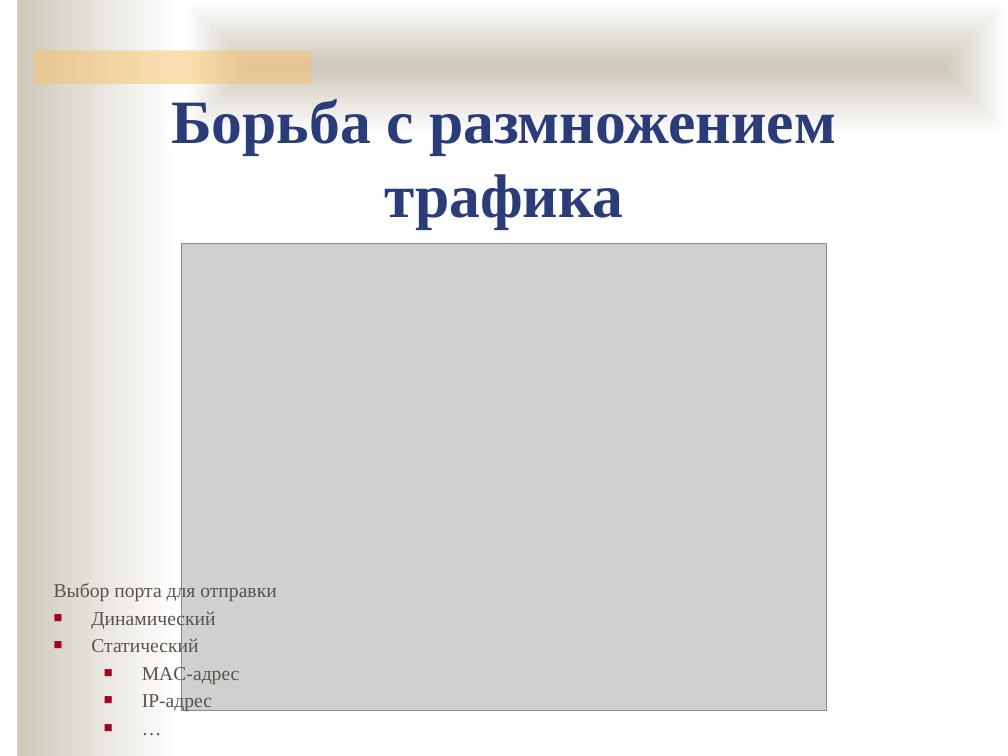
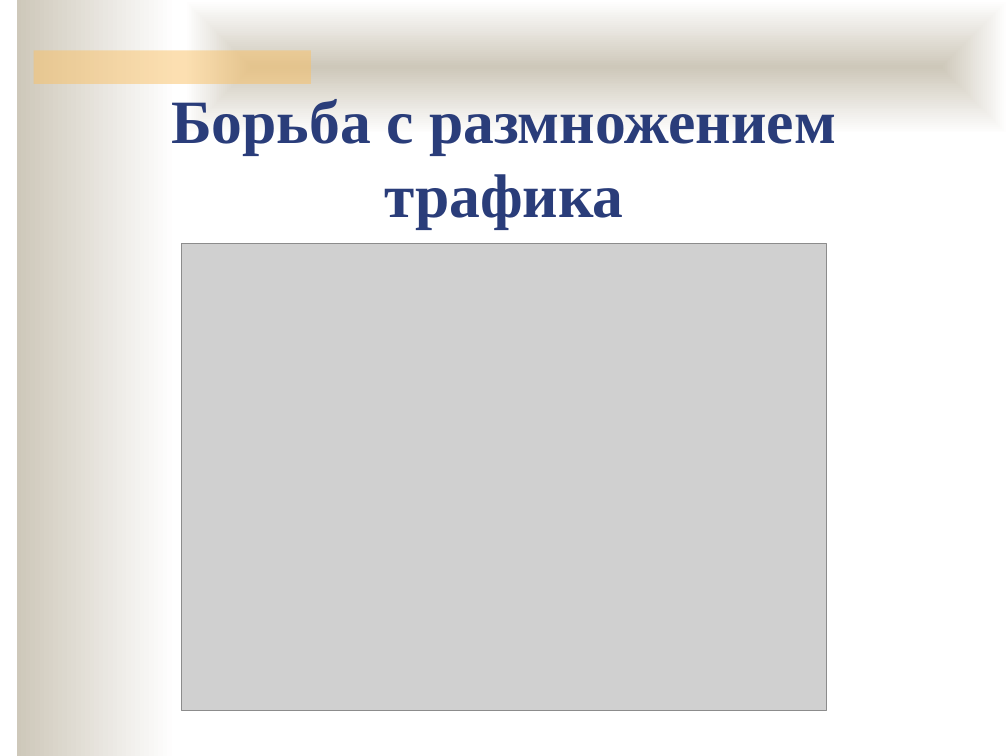
Before and after one commit to ukoloff/nets, a slide deck: slide 18 of lecture/08-L2.pptx (slide 13 before the commit). Drawn at 1008x756 pixels with LibreOffice and Linux fonts; fonts in the diff are those of the drawing; grey boxes stand for pictures; background and template pictures are left out. Boxes give left, top, right and bottom in pixels: in the first picture for what was removed or moved away, otherwise in the second. Text is boxed around its words. In the diff, an @@ line names an element or a change of style, - is before the commit and + after.

```diff
--- a/lecture/08-L2.pptx
+++ b/lecture/08-L2.pptx
@@ text removed at (54, 582, 276, 712) @@
-Выбор порта для отправки
-■ Динамический
-■ Статический
-  ■ MAC-адрес
-  ■ IP-адрес
-  ■ …
```
Also in this commit, not shown: 5 other slides changed, 5 slides added.
